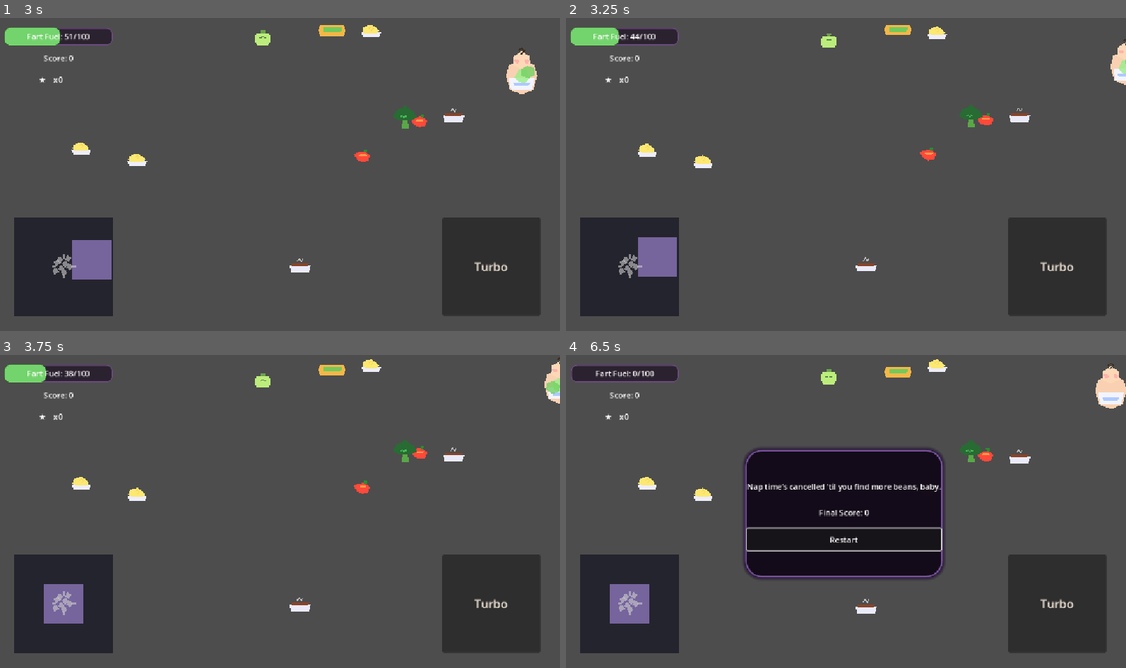
Above: before the commit, frames 1-4 (two rows, left to right).
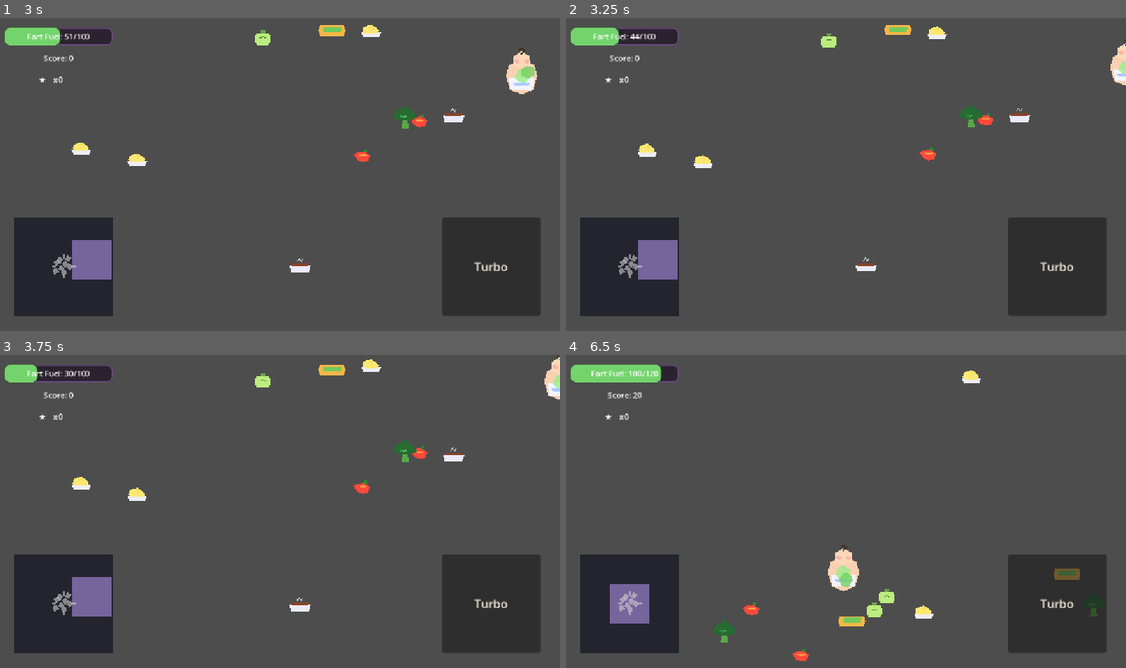
Above: after the commit, the same moments.

Repository: mcfredrick/fuel
Game: Godot game, scene res://scenes/main.tscn
The game is run twice, just before and just after one commit, with the same random seed, the same clock (stepped at 60 frames per second) and the same inputs.
Inputs (mouse positions are in pixels of both pictures, inside the frame that each line leads up to):
- Up to frame 1 (3 s): drag from (280, 177) to (263, 39) at 0.52 s; drag from (162, 193) to (263, 43) at 1.27 s; move the mouse to (336, 105) at 2.02 s; hold Right (ui_right) 2.03-2.75 s; tap Space (turbo) at 2.1 s; click (336, 105) at 2.17 s; drag from (252, 240) to (364, 161) at 2.77 s
- Up to frame 2 (3.25 s): no input
- Up to frame 3 (3.75 s): move the mouse to (448, 561) at 3.52 s; hold Left (ui_left) from 3.53 s (still down); tap Space (turbo) at 3.6 s; click (448, 561) at 3.67 s
- Up to frame 4 (6.5 s): release Left (ui_left) at 4.25 s; drag from (672, 464) to (930, 495) at 4.27 s; click (846, 539) at 5 s, where only the run after the commit has a clickable "Restart"; move the mouse to (874, 514) at 5.77 s; hold Down (ui_down) from 5.78 s (still down); tap Space (turbo) at 5.85 s; click (874, 514) at 5.92 s

Frame 1 is identical in both runs. In frame 2, 0.2% of the frame differs, in the area x 12-100%, y 6-84%; in frame 3, 1.7%; in frame 4, 18%, in the area x 0-100%, y 1-98%.

Commit message:
More buttony stuff

Diff:
--- a/godot_web_game/scripts/touch_controls.gd
+++ b/godot_web_game/scripts/touch_controls.gd
@@ -23,14 +23,6 @@
 	if is_instance_valid(turbo_button):
 		turbo_button.pressed.connect(_on_turbo_pressed)
 
-func _gui_input(event: InputEvent) -> void:
-	if not visible:
-		return
-	if event is InputEventMouseButton:
-		_handle_mouse_button(event)
-	elif event is InputEventMouseMotion:
-		_handle_mouse_motion(event)
-
 func _input(event: InputEvent) -> void:
 	if not visible:
 		return
@@ -38,6 +30,14 @@
 		_handle_touch(event)
 	elif event is InputEventScreenDrag:
 		_handle_drag(event)
+	elif event is InputEventMouseButton:
+		# Only handle mouse events if they're in the joystick area
+		if _touch_in_joystick_half(event.position):
+			_handle_mouse_button(event)
+	elif event is InputEventMouseMotion:
+		# Only handle mouse motion if it's in the joystick area and we're dragging
+		if _joystick_touch_id == -2 and _touch_in_joystick_half(event.position):
+			_handle_mouse_motion(event)
 
 func _handle_touch(event: InputEventScreenTouch) -> void:
 	if event.pressed:
@@ -98,7 +98,7 @@
 	return false
 
 func _handle_mouse_button(event: InputEventMouseButton) -> void:
-	if event.button_index == MOUSE_BUTTON_MASK_LEFT:
+	if event.button_index == MOUSE_BUTTON_LEFT:
 		if event.pressed:
 			if _joystick_touch_id == -1 and _touch_in_joystick_half(event.position):
 				_joystick_touch_id = -2  # Use -2 to distinguish mouse input
